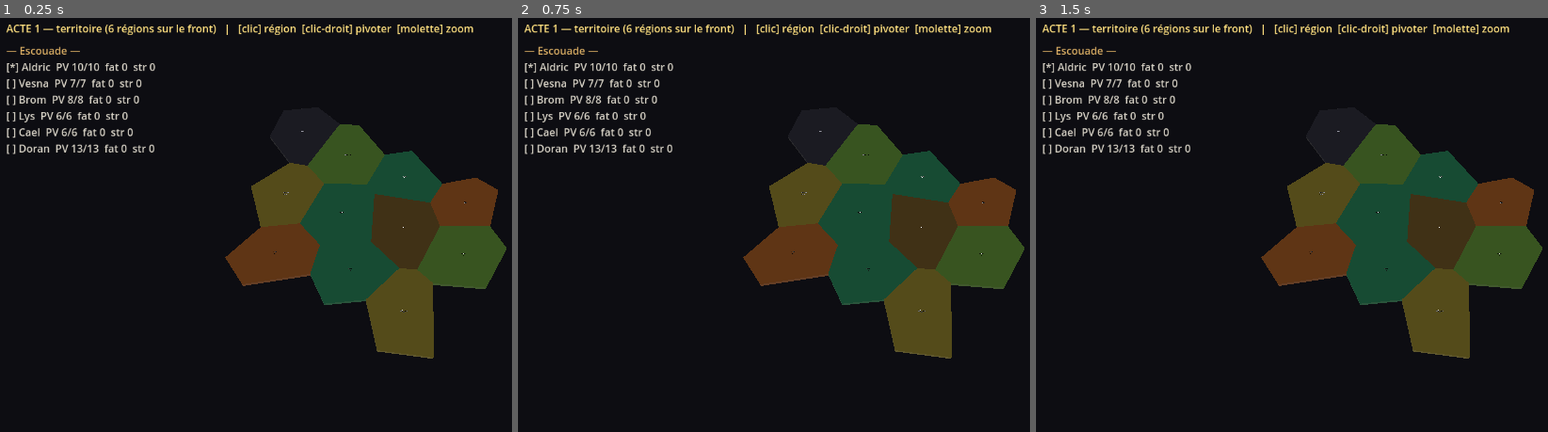
Above: before the commit, frames 1-3 (left to right).
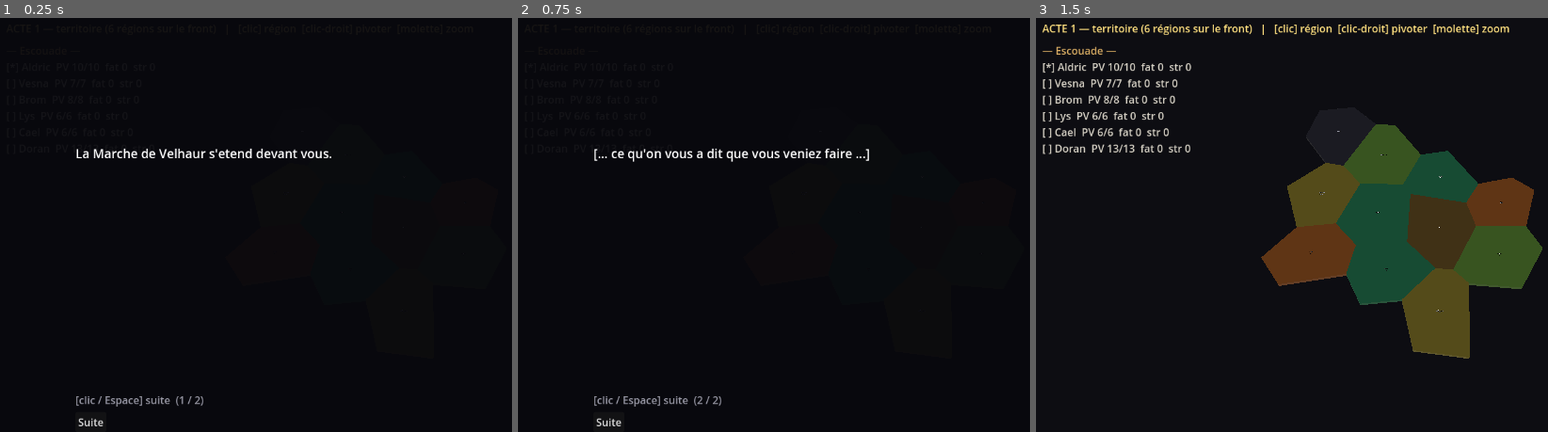
Above: after the commit, the same moments.

Repository: florentmathieu/game
Game: Godot game, scene res://scenes/Game.tscn
Two runs of this game, one before a commit and one after it. Both use one fixed random seed, a clock stepped at 60 frames per second and the inputs below.
Inputs (mouse positions are in pixels of both pictures, inside the frame that each line leads up to):
- Up to frame 1 (0.25 s): no input
- Up to frame 2 (0.75 s): click (610, 423) at 0.5 s, where only the run after the commit has a clickable "Suite"
- Up to frame 3 (1.5 s): click (1128, 423) at 1.25 s, where only the run after the commit has a clickable "Suite"

The runs differ from the first frame. In frame 1, 20% of the frame differs, in the area x 1-99%, y 1-99%; in frame 2, 20%; in frame 3, nothing differs.

Commit message:
Godot: lecteur de texte narratif + événements geoscape
- Narrative.gd : port de GEO_TXT_DEFAULTS (messages macro + textes par
  acte arrive/forge/boss), placeholders ÉDITABLES (la prose reste à
  l'auteur), pages séparées par « _ », format {vars}.
- Game : lecteur paginé (RichTextLabel, « Nom: » en or, clic/Espace,
  pagination), affiché à l'arrivée dans un acte (une fois) et à la
  révélation du boss ; bandeau « région attaquée » et « forge libérée »
  formatés depuis Narrative.
- Run : seenActs/seenBoss/potions ajoutés à l'état de campagne.
- Tests verts (flow, roster) ; export web régénéré.

Co-Authored-By: Claude Opus 4.8 <noreply@anthropic.com>
Claude-Session: https://claude.ai/code/session_011W5fGsCJX3Rz6FN17p17HS

Diff:
--- /dev/null
+++ b/godot-port/rules/Narrative.gd
@@ -0,0 +1,47 @@
+# Textes narratifs / macro du geoscape (port de GEO_TXT_DEFAULTS d'index.html).
+# PLACEHOLDERS éditables : la prose finale est écrite par l'auteur du jeu, pas générée.
+# Pages séparées par une ligne « _ » ; « Nom: réplique » → le nom est mis en avant.
+class_name Narrative
+extends RefCounted
+
+const MESSAGES := {
+	"attack": "/!\\ {region} est attaquee ! Reprends-la avant qu'elle ne tombe — sans elle, la route se coupe.",
+	"forge": "Forge liberee — l'escouade gagne +3 PV et +1 degat (cumule : +{thp} PV / +{tdmg} degats). En reponse, l'ennemi resserre ses rangs.",
+	"actEndWin": "Region securisee. L'acte s'acheve.",
+	"clickLocked": "region coupee du camp — libere d'abord un chemin",
+}
+
+const ACTS := {
+	1: {
+		"arrive": "La Marche de Velhaur s'etend devant vous.\n_\n[... ce qu'on vous a dit que vous veniez faire ...]",
+		"forge": "Une vieille forge dort sous la region.\n_\n[... la remettre en marche armerait mieux l'escouade ...]",
+		"boss": "Le Bastion verrouille la Marche.\n_\n[... le prendre ouvre la suite ...]",
+	},
+	2: {
+		"arrive": "La Faille s'ouvre sous le territoire.\n_\n[... la corruption, et ceux qui l'ont choisie ...]",
+		"forge": "Une forge engloutie peut encore servir.\n_\n[... a quel prix ...]",
+		"boss": "Le Verrou de la Faille barre la route du Coeur.\n_\n[... il faut le briser ...]",
+	},
+	3: {
+		"arrive": "Le dernier territoire — la ou la Faille bat le plus fort.\n_\n[... presque au Coeur ...]",
+		"forge": "La forge du gouffre, ultime atelier.\n_\n[... un dernier renfort ...]",
+		"boss": "Le Coeur de la Faille bat devant vous.\n_\n[... l'etouffer sous l'otataral ...]",
+	},
+}
+
+static func fmt(s: String, vars: Dictionary = {}) -> String:
+	for k in vars: s = s.replace("{%s}" % k, str(vars[k]))
+	return s
+
+# découpe le texte en pages (séparateur : une ligne « _ »)
+static func pages(text: String) -> Array:
+	var out: Array = []; var buf: Array = []
+	for raw in text.split("\n"):
+		var line := raw.strip_edges()
+		if line == "_":
+			if not buf.is_empty(): out.append("\n".join(buf)); buf = []
+		else:
+			buf.append(raw)
+	if not buf.is_empty(): out.append("\n".join(buf))
+	if out.is_empty(): out.append("...")
+	return out
--- a/godot-port/scripts/Game.gd
+++ b/godot-port/scripts/Game.gd
@@ -3,6 +3,7 @@
 # Boucle : afficher le territoire → région choisie → mission → issue → progression → territoire.
 
 const Geo := preload("res://rules/Geo.gd")
+const Narrative := preload("res://rules/Narrative.gd")
 const GeoscapeScene := preload("res://scenes/Geoscape.tscn")
 const BattleScene := preload("res://scenes/Battle.tscn")
 
@@ -33,12 +34,71 @@
 
 func _show_geoscape() -> void:
 	if bool(Run.camp.get("done", false)): return _victory_screen()
-	_maybe_raid()
-	_check_boss_unlock()
+	var raid_msg := _maybe_raid()
+	var boss_revealed := _check_boss_unlock()
 	geoscape = GeoscapeScene.instantiate()
 	add_child(geoscape)
 	geoscape.region_selected.connect(_on_region)
 	_update_banner()
+	if raid_msg != "": banner.text = raid_msg
+	# narration : arrivée dans un acte (une fois), puis révélation du boss
+	var act: int = int(Run.camp.act)
+	var queue: Array = []
+	if not (Run.camp.get("seenActs", []) as Array).has(act):
+		Run.camp.seenActs.append(act); queue.append(Narrative.ACTS[act].arrive)
+	if boss_revealed: queue.append(Narrative.ACTS[act].boss)
+	if not queue.is_empty(): _play_text(queue, func(): pass)
+
+# ---------- lecteur de texte paginé ----------
+var _txt_layer: CanvasLayer = null
+var _txt_pages: Array = []
+var _txt_idx := 0
+var _txt_cb: Callable = func(): pass
+func _play_text(texts, cb: Callable) -> void:
+	var all: Array = texts if texts is Array else [texts]
+	_txt_pages = []
+	for t in all: _txt_pages.append_array(Narrative.pages(str(t)))
+	_txt_idx = 0; _txt_cb = cb
+	_txt_layer = CanvasLayer.new(); _txt_layer.layer = 30; add_child(_txt_layer)
+	_render_text_page()
+
+func _render_text_page() -> void:
+	for c in _txt_layer.get_children(): c.queue_free()
+	var panel := Control.new(); panel.set_anchors_preset(Control.PRESET_FULL_RECT); _txt_layer.add_child(panel)
+	var dim := ColorRect.new(); dim.color = Color(0.03, 0.03, 0.05, 0.94); dim.set_anchors_preset(Control.PRESET_FULL_RECT); panel.add_child(dim)
+	var rt := RichTextLabel.new(); rt.bbcode_enabled = true; rt.fit_content = true
+	rt.position = Vector2(120, 200); rt.custom_minimum_size = Vector2(1040, 360)
+	rt.add_theme_font_size_override("normal_font_size", 19); panel.add_child(rt)
+	rt.text = _page_bbcode(_txt_pages[_txt_idx])
+	var hint := Label.new(); hint.text = "[clic / Espace] suite  (%d / %d)" % [_txt_idx + 1, _txt_pages.size()]
+	hint.position = Vector2(120, 580); hint.add_theme_color_override("font_color", Color(0.6, 0.6, 0.65)); panel.add_child(hint)
+	var btn := Button.new(); btn.text = "Suite"; btn.position = Vector2(120, 610); btn.pressed.connect(_text_next); panel.add_child(btn)
+
+# « Nom: réplique » → nom en or ; sinon ligne simple
+func _page_bbcode(page: String) -> String:
+	var out: Array = []
+	for raw in page.split("\n"):
+		var line := raw.strip_edges()
+		if line.is_empty(): continue
+		var ci := line.find(": ")
+		if ci > 0 and ci <= 18 and not line.substr(0, ci).contains("  "):
+			out.append("[color=#e0b341][b]%s[/b][/color] %s" % [line.substr(0, ci), line.substr(ci + 2)])
+		else:
+			out.append(line)
+	return "\n\n".join(out)
+
+func _text_next() -> void:
+	_txt_idx += 1
+	if _txt_idx >= _txt_pages.size():
+		_clear(_txt_layer); _txt_layer = null
+		var cb := _txt_cb; _txt_cb = func(): pass; cb.call()
+	else:
+		_render_text_page()
+
+func _unhandled_input(e: InputEvent) -> void:
+	if _txt_layer != null and ((e is InputEventMouseButton and e.pressed and e.button_index == MOUSE_BUTTON_LEFT) \
+		or (e is InputEventKey and e.pressed and e.keycode == KEY_SPACE)):
+		_text_next(); get_viewport().set_input_as_handled()
 
 func _update_banner() -> void:
 	var act: int = int(Run.camp.act)
@@ -123,10 +183,14 @@
 # --- issue de mission → progression → retour au territoire ---
 func _on_mission_end(win: bool) -> void:
 	var report: Dictionary = battle.build_report() if battle != null else {}
+	var was_forge: bool = win and bool(Run.mission.get("forge", false))
 	var deaths: Array = Run.resolve_mission(win, report)
 	_clear(battle); battle = null
 	if win: _advance_if_boss()
 	_show_geoscape()
+	if was_forge:
+		var fb: Dictionary = Run.camp.forgeBonus
+		banner.text = Narrative.fmt(Narrative.MESSAGES.forge, {"thp": int(fb.hp), "tdmg": int(fb.dmg)})
 	if not deaths.is_empty():
 		banner.text = "+ " + ", ".join(deaths) + (" sont tombé·e·s." if deaths.size() > 1 else " est tombé·e.")
 	if not (Run.camp.get("pendingPromos", []) as Array).is_empty():
@@ -165,7 +229,8 @@
 	return ", ".join(parts) if not parts.is_empty() else "bonus"
 
 # le boss (région verrouillée) s'ouvre quand le front a nettoyé assez de régions
-func _check_boss_unlock() -> void:
+# renvoie true la première fois qu'il est révélé (déclenche la narration boss)
+func _check_boss_unlock() -> bool:
 	var g := _cur_geo()
 	var states: Dictionary = Run.camp.geoStates
 	var cleared := 0; var total := 0; var boss := -1
@@ -175,6 +240,9 @@
 		elif String(states.get(cell, "available")) == "cleared": cleared += 1
 	if boss >= 0 and String(states.get(boss, "")) == "locked" and cleared >= int(ceil((total - 1) * 0.6)):
 		states[boss] = "available"
+		var seen: Array = Run.camp.get("seenBoss", [])
+		if not seen.has(int(Run.camp.act)): seen.append(int(Run.camp.act)); Run.camp.seenBoss = seen; return true
+	return false
 
 # boss vaincu → acte suivant (ou fin de campagne après l'acte III)
 func _advance_if_boss() -> void:
@@ -190,18 +258,20 @@
 		Run.camp.geoStates = {}        # nouveau territoire pour le nouvel acte
 		Run.camp.lastAttack = -99
 
-# événement rare : une région nettoyée est réattaquée (à reprendre) — avec temporisation
-func _maybe_raid() -> void:
-	if int(Run.camp.missionN) - int(Run.camp.get("lastAttack", -99)) < 3: return
-	if randf() > 0.14: return
+# événement rare : une région nettoyée est réattaquée (à reprendre) — renvoie le message ou ""
+func _maybe_raid() -> String:
+	if int(Run.camp.missionN) - int(Run.camp.get("lastAttack", -99)) < 3: return ""
+	if randf() > 0.14: return ""
 	var g := _cur_geo()
 	var states: Dictionary = Run.camp.geoStates
 	var pool := []
 	for cell in g.info:
 		if String(states.get(cell, "")) == "cleared" and not bool(g.info[cell].boss): pool.append(cell)
-	if pool.is_empty(): return
-	states[pool[randi() % pool.size()]] = "attacked"
+	if pool.is_empty(): return ""
+	var hit: int = pool[randi() % pool.size()]
+	states[hit] = "attacked"
 	Run.camp.lastAttack = int(Run.camp.missionN)
+	return Narrative.fmt(Narrative.MESSAGES.attack, {"region": g.info[hit].name})
 
 func _victory_screen() -> void:
 	_clear(geoscape); geoscape = null
--- a/godot-port/scripts/Run.gd
+++ b/godot-port/scripts/Run.gd
@@ -37,7 +37,8 @@
 	camp = {"geoStates":{}, "missionN":0, "winCount":0, "act":1,
 		"seed":(randi() & 0x7fffffff) | 1, "want":ACT_MISSIONS[1],
 		"forgeCount":0, "forgeBonus":{"hp":0, "dmg":0}, "lastAttack":-99, "done":false,
-		"roster":roster, "carry":{}, "deploySel":[], "pendingPromos":[]}
+		"roster":roster, "carry":{}, "deploySel":[], "pendingPromos":[],
+		"seenActs":[], "seenBoss":[], "potions":2}
 	mission = {}
 	auto_select()
 
Not shown, changed: docs/godot/index.html
Not shown, changed: docs/godot/index.pck
